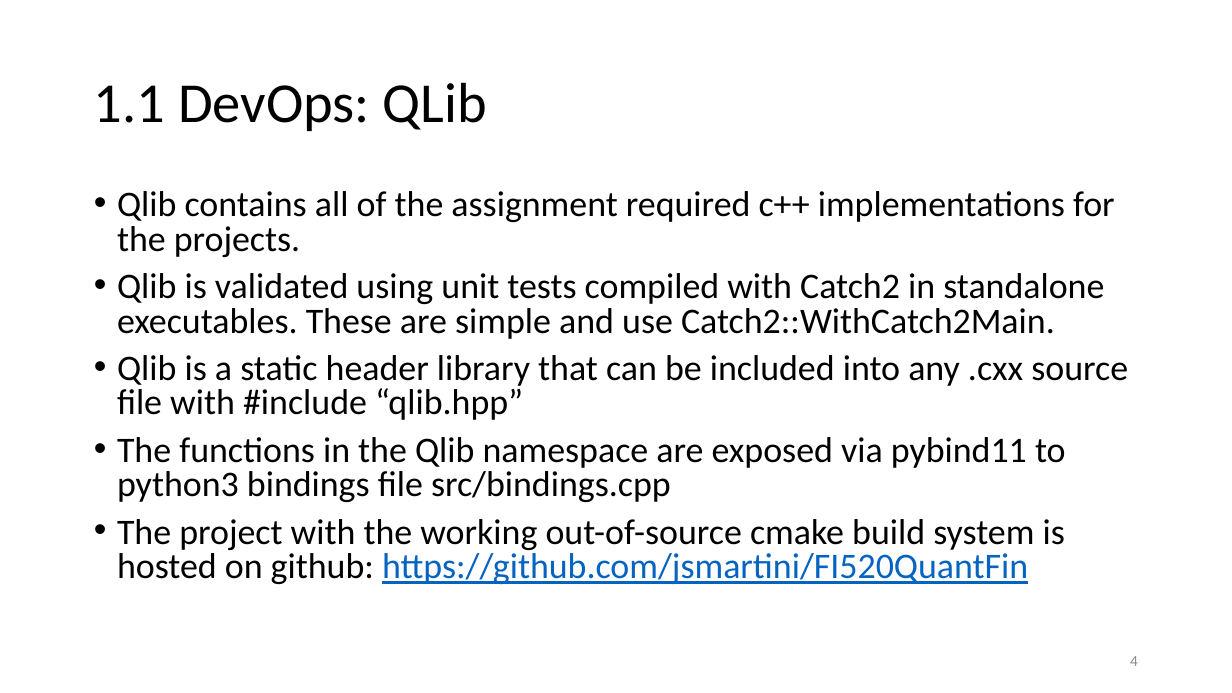
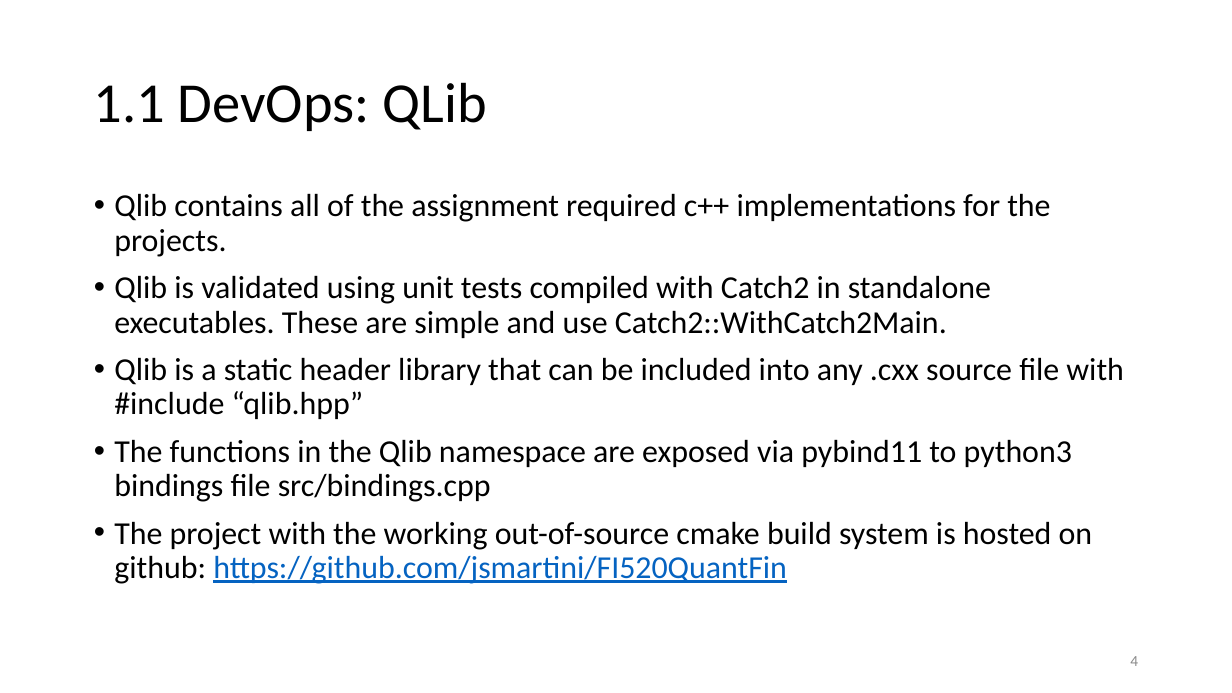
Before and after one commit to jsmartini/FI520QuantFin, a slide deck: slide 4 of FI520 Project Workflow.pptx. Drawn at 1232x693 pixels with LibreOffice and Linux fonts; fonts in the diff are those of the drawing. Boxes give left, top, right and bottom in pixels: in the first picture for what was removed or moved away, otherwise in the second. Text is boxed around its words. In the diff, an @@ line names an element or a change of style, - is before the commit and + after.

```diff
--- a/FI520 Project Workflow.pptx
+++ b/FI520 Project Workflow.pptx
@@ text "Qlib contains all of the ..." at [114,193,1124,584]: size 28 to 24.9 pt; indent changed; line spacing 0.8 to 0.9 @@
@@ page number at [1130,656,1138,666]: text colour #8C8C8C to #8B8B8B @@
```
Also in this commit, not shown: 7 other slides changed, 4 other files.
